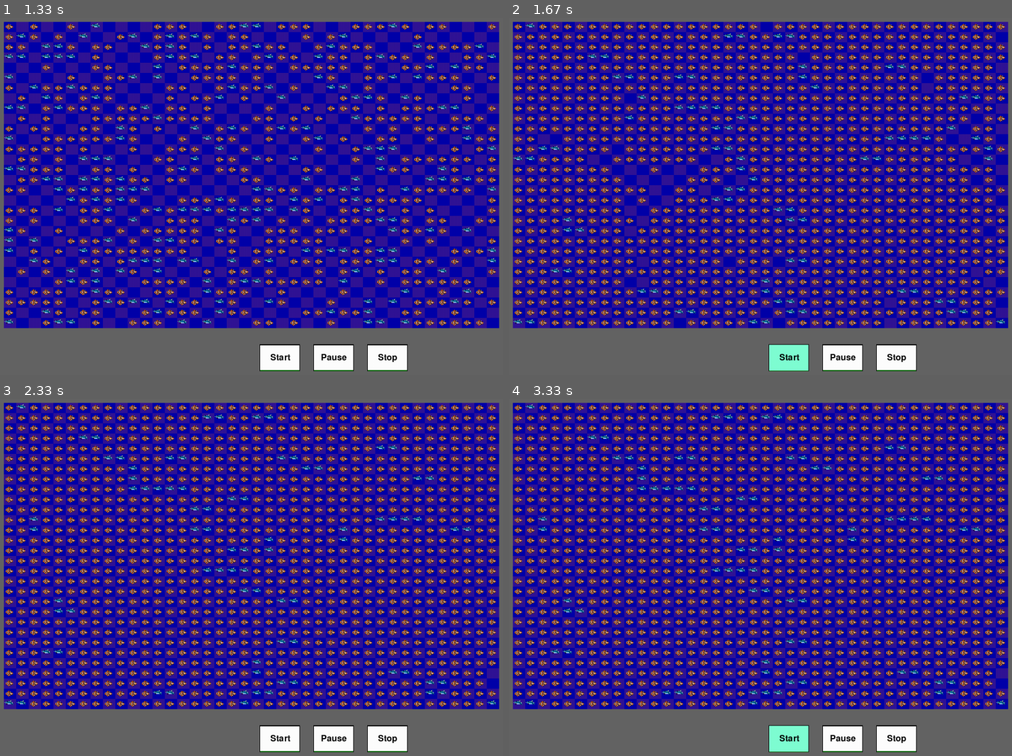
Above: before the commit, frames 1-4 (two rows, left to right).
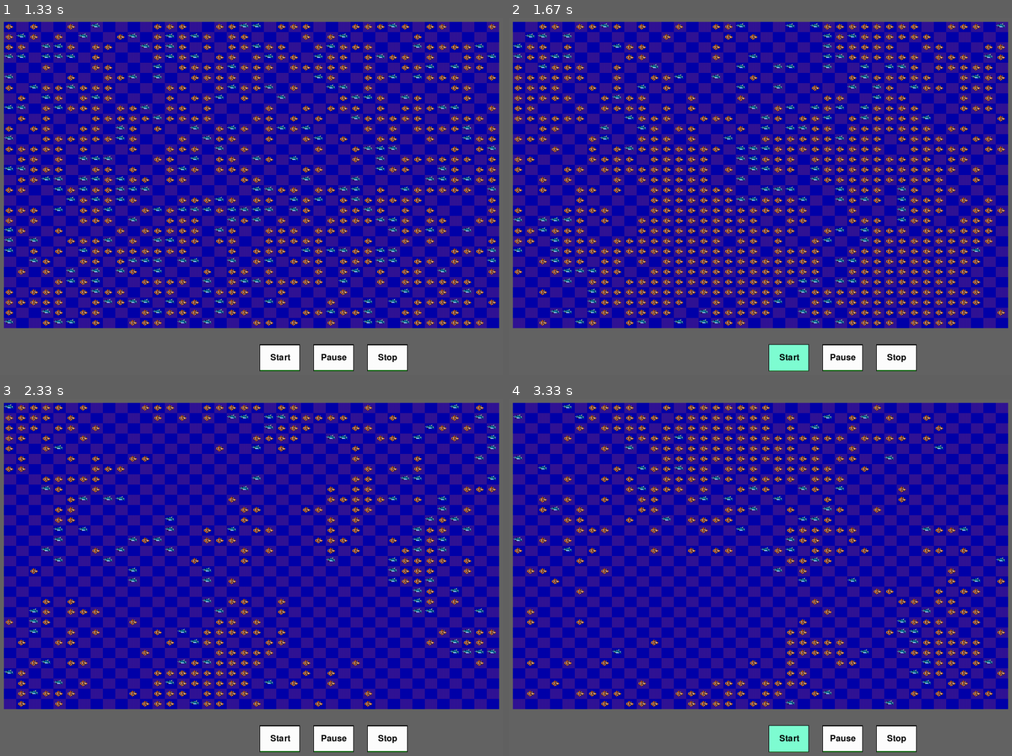
Above: after the commit, the same moments.

Repository: Khadaassi/Simplon_Wa-tor
Game: pygame game, started from main.py
Same seed, same stepped clock (60 frames per second), same inputs: the game is played once before the commit and once after it.
Inputs (mouse positions are in pixels of both pictures, inside the frame that each line leads up to):
- Up to frame 1 (1.33 s): no input
- Up to frame 2 (1.67 s): click (790, 357) at 1.38 s
- Up to frame 3 (2.33 s): click (321, 609) at 1.72 s
- Up to frame 4 (3.33 s): click (790, 738) at 3.05 s

Frame 1 is identical in both runs. In frame 2, 11% of the frame differs, in the area x 0-99%, y 1-87%; in frame 3, 17%; in frame 4, 17%.

Commit message:
Fix World initialization by correcting config parameter usage

Diff:
--- a/main.py
+++ b/main.py
@@ -20,7 +20,7 @@
     Main function to run the simulation
     """
 
-    world = World((config[0], config[1]), config[2], (config[3], config[4]), config[5], config[6], config[7], config[8], True, config[10])
+    world = World((config[0], config[1]), config[2], (config[3], config[4]), config[5], config[6], config[7], config[8], config[9], config[10])
 
     world.populate_world()
     current_iteration = 0
@@ -68,7 +68,6 @@
             iterations.append(current_iteration)
 
         if world.fish_population == 0 or world.shark_population == 0 or counter == 1000:
-
             break
 
     plot_population(iterations, fish_population, shark_population, megalodon_population)
